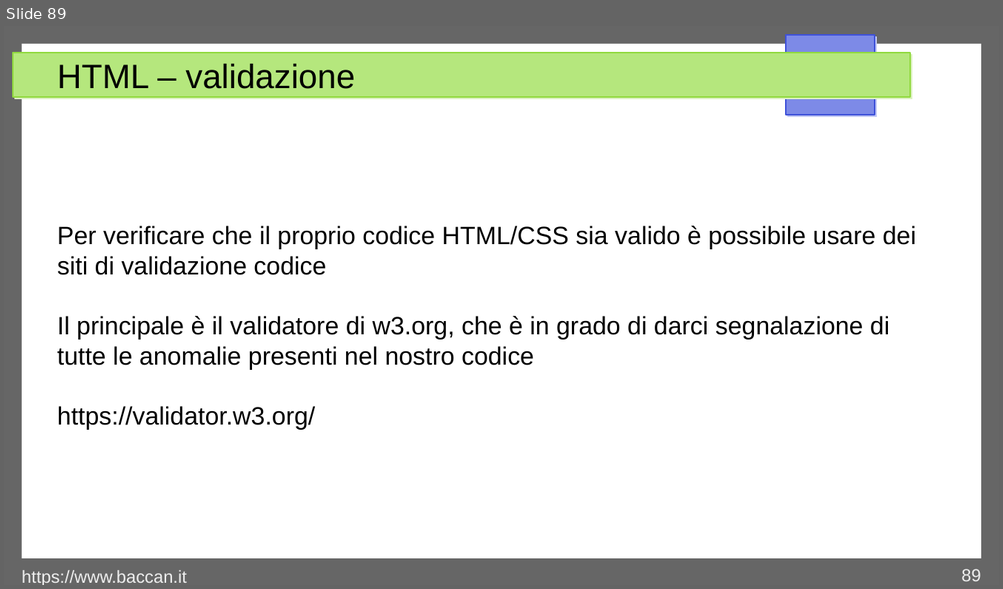
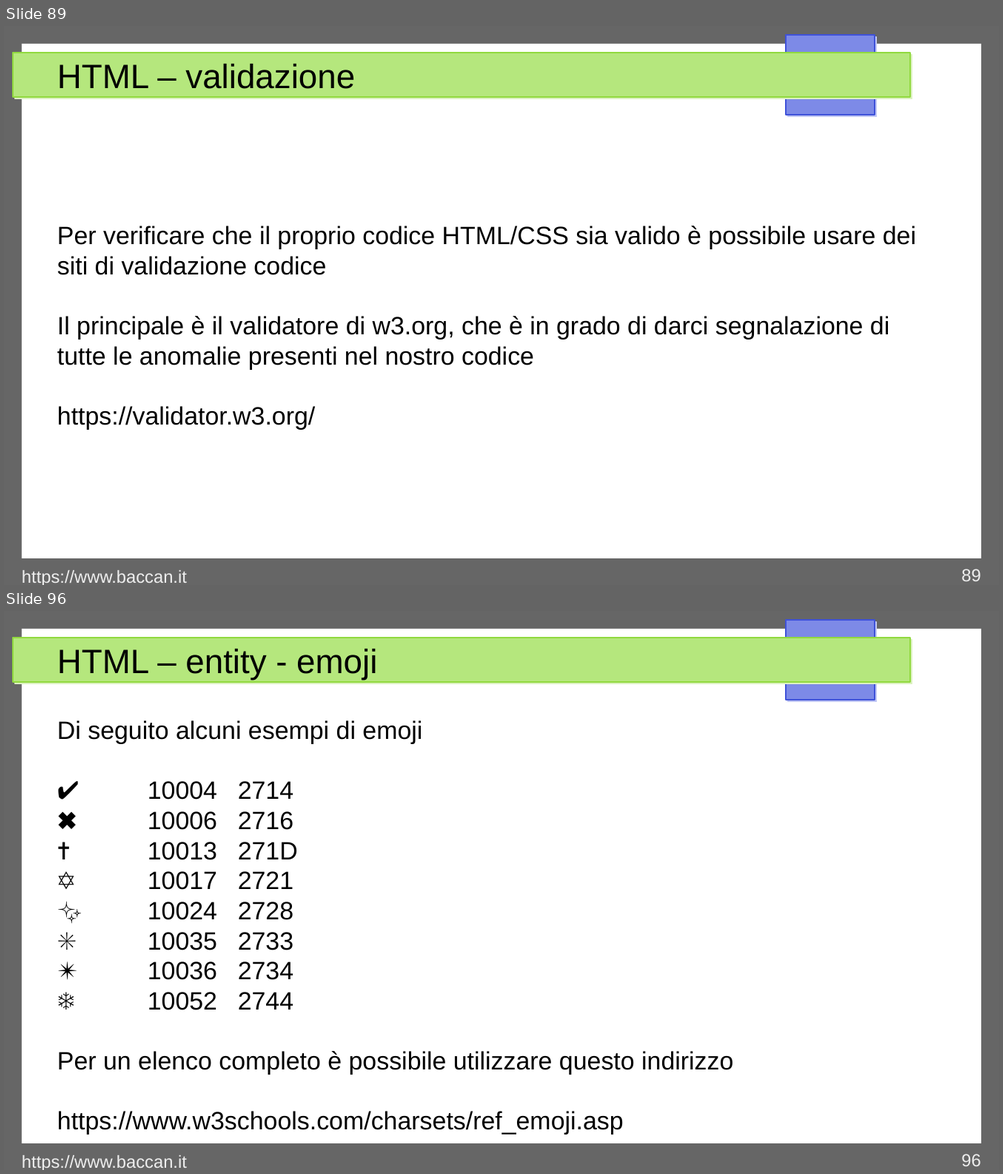
Before and after one commit to matteobaccan/CorsoHTML, a slide deck: Chapter_html.odp. Shown one above the other, each under a label of ours: slide 89 before the commit, slides 89 and 96 after it; the slides between them are not shown. The pictures are 1003x589 and 1003x1174 pixels, drawn with LibreOffice and Linux fonts; fonts in the diff are those of the drawing. Boxes give left, top, right and bottom in pixels: in the first picture for what was removed or moved away, otherwise in the second. Text is boxed around its words. In the diff, an @@ line names an element or a change of style, - is before the commit and + after.

Commit message:
Aggiornamento emoji e form

```diff
--- a/Chapter_html.odp
+++ b/Chapter_html.odp
@@ slide 96 added at bbox=[4, 611, 999, 1170], background #FFFFFF; not listed: 4 template elements that a slide beside it also shows @@
@@ title added at bbox=[57, 649, 377, 680], 27 pt, text #000000 @@
+HTML – entity - emoji
@@ text added at bbox=[57, 721, 733, 1135], 20 pt, text #000000 @@
+Di seguito alcuni esempi di emoji
+✔ 10004 2714
+✖ 10006 2716
+✝ 10013 271D
+✡ 10017 2721
+✨ 10024 2728
+✳ 10035 2733
+✴ 10036 2734
+❄ 10052 2744
+Per un elenco completo è possibile utilizzare questo indirizzo
+https://www.w3schools.com/charsets/ref_emoji.asp
@@ text added at bbox=[22, 1156, 187, 1170], 14 pt, text #EEEEEE @@
+https://www.baccan.it
@@ page number added at bbox=[961, 1154, 980, 1167], 14 pt, text #EEEEEE @@
+96
```
Also in this commit, not shown: 1 slide changed, 10 other slides added, 5 other files.
